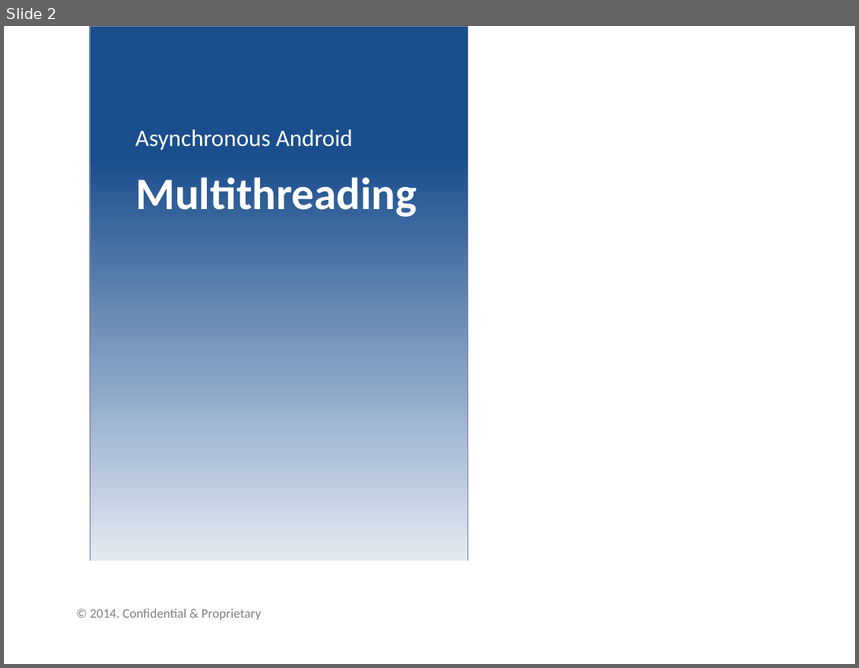
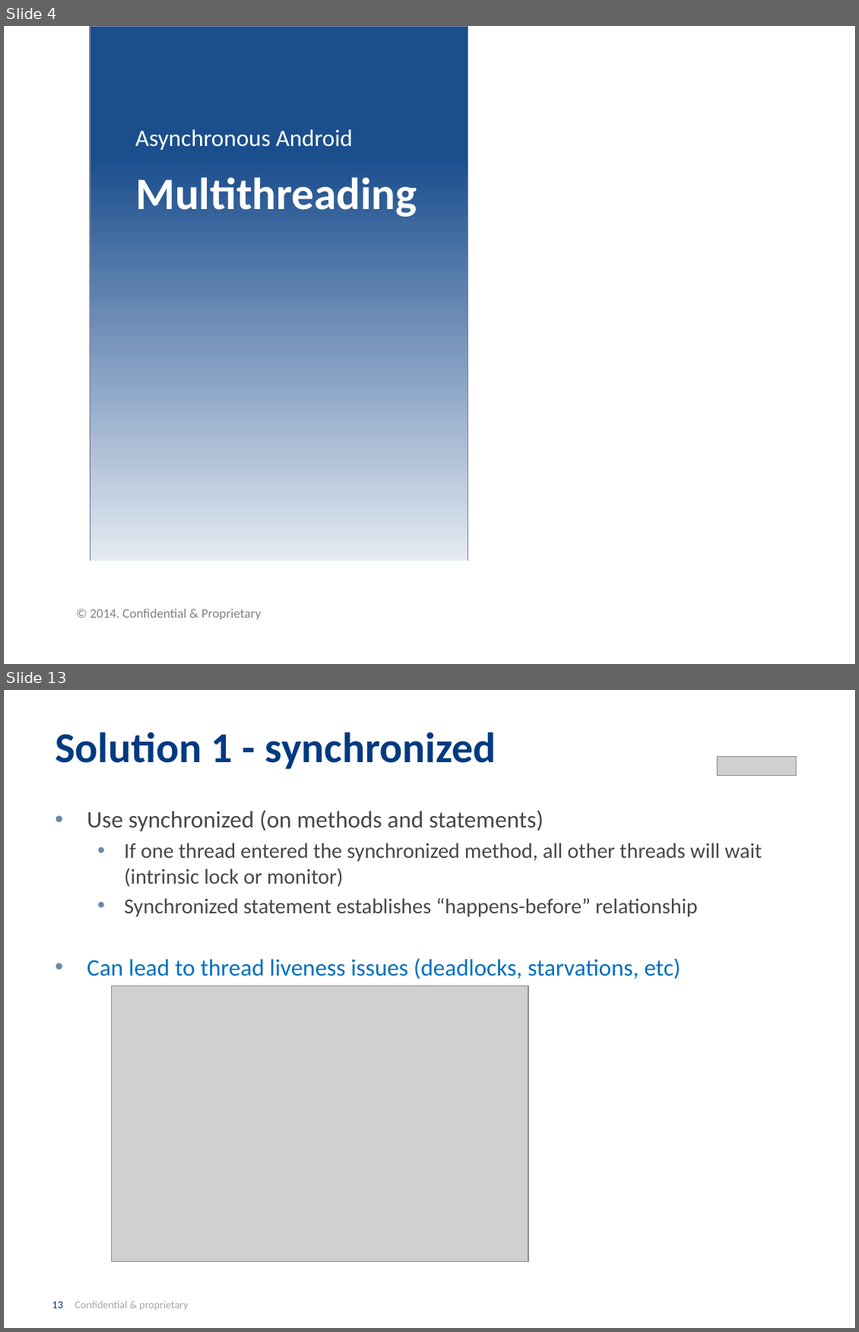
Before and after one commit to INRIX-Iurii-Okhmat/BrownBags, a slide deck: Presentation/Asynchronous Android.pptx. Shown one above the other, each under a label of ours: slide 2 before the commit, slides 4 and 13 after it; the slides between them are not shown. The pictures are 859x668 and 859x1332 pixels, drawn with LibreOffice and Linux fonts; fonts in the diff are those of the drawing; grey boxes stand for pictures; background and template pictures are left out. Boxes give left, top, right and bottom in pixels: in the first picture for what was removed or moved away, otherwise in the second. Text is boxed around its words. In the diff, an @@ line names an element or a change of style, - is before the commit and + after.

```diff
--- a/Presentation/Asynchronous Android.pptx
+++ b/Presentation/Asynchronous Android.pptx
@@ slide 13 added at (x1=4, y1=690, x2=855, y2=1328), background #FFFFFF @@
@@ title added at (x1=55, y1=732, x2=496, y2=769), 36 pt, text #013A81, bold @@
+Solution 1 - synchronized
@@ picture added at (x1=718, y1=756, x2=797, y2=775) @@
@@ text added at (x1=87, y1=810, x2=762, y2=979), 18 pt, text #474747 @@
+• Use synchronized (on methods and statements)
+  • If one thread entered the synchronized method, all other threads will wait (intrinsic lock or monitor)
+  • Synchronized statement establishes “happens-before” relationship
+• Can lead to thread liveness issues (deadlocks, starvations, etc)
@@ picture added at (x1=111, y1=986, x2=528, y2=1262) @@
@@ page number added at (x1=52, y1=1301, x2=188, y2=1310), 9 pt, text #A6A6A6 @@
+13 Confidential & proprietary
@@ what was slide 2 is now slide 4 @@
```
Also in this commit, not shown: 27 other slides added.
